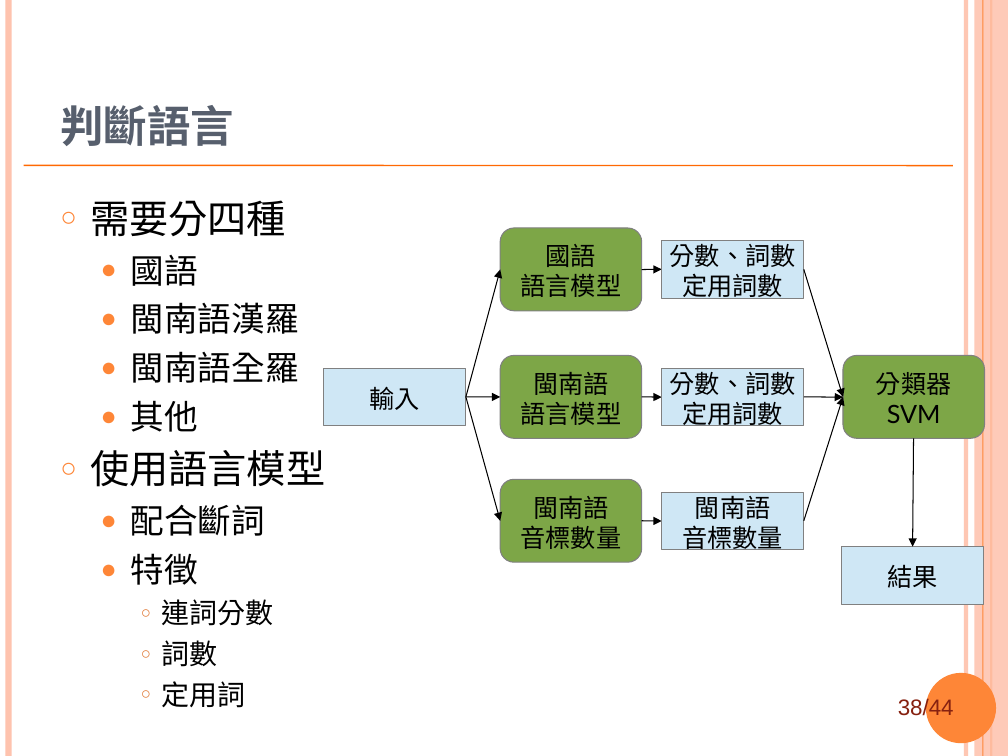
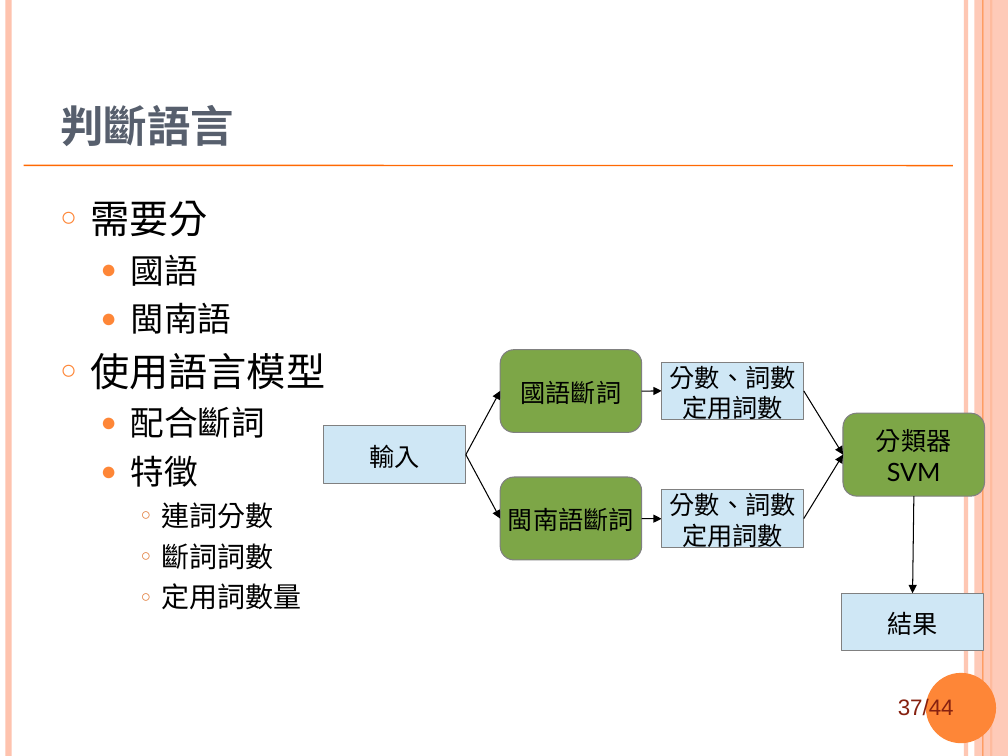
Before and after one commit to sih4sing5hong5/po3-ko3_tau5-iann2-phinn3, a slide deck: slide 37 of 翻譯報告.ppt (slide 38 before the commit). Drawn at 1008x756 pixels with LibreOffice and Linux fonts; fonts in the diff are those of the drawing; background and template pictures are left out. Boxes give left, top, right and bottom in pixels: in the first picture for what was removed or moved away, otherwise in the second. Text is boxed around its words. In the diff, an @@ line names an element or a change of style, - is before the commit and + after.

```diff
--- a/翻譯報告.ppt
+++ b/翻譯報告.ppt
@@ text at (90, 200, 207, 236): text changed @@
-○ 需要分四種
+○ 需要分
@@ rounded rectangle removed at (500, 228, 641, 310) @@
-國語
-語言模型
@@ arrow removed from (466, 397) to (500, 269) @@
@@ arrow removed from (642, 269) to (661, 269) @@
@@ arrow removed from (803, 269) to (843, 397) @@
@@ text at (131, 302, 232, 334): text changed @@
-  ● 閩南語漢羅
-  ● 閩南語全羅
-  ● 其他
+  ● 閩南語
@@ 2 arrows, 1 rectangle, 1 rounded rectangle: place and size @@
-2 arrows, 1 rectangle, 1 rounded rectangle at (500, 356, 803, 521)
+2 arrows, 1 rectangle, 1 rounded rectangle at (500, 350, 803, 519)
@@ text in rounded rectangle at (521, 381, 622, 404): text changed @@
-閩南語
-語言模型
+國語斷詞
@@ arrow moved from (466, 397) - (500, 397) to (466, 455) - (500, 391) @@
@@ arrow moved from (803, 397) - (843, 397) to (803, 391) - (843, 455) @@
@@ rounded rectangle "分類器": place and size @@
-rounded rectangle "分類器" at (843, 356, 984, 438)
+rounded rectangle "分類器" at (843, 413, 984, 496)
@@ rectangle "輸入": place and size @@
-rectangle "輸入" at (324, 368, 466, 425)
+rectangle "輸入" at (324, 425, 466, 483)
@@ arrow moved from (466, 397) - (500, 521) to (466, 455) - (500, 518) @@
@@ arrow moved from (803, 521) - (843, 397) to (803, 518) - (843, 455) @@
@@ text in rounded rectangle at (508, 508, 634, 531): text changed @@
-閩南語
-音標數量
+閩南語斷詞
@@ rectangle "分數、詞數": place and size @@
-rectangle "分數、詞數" at (661, 241, 803, 298)
+rectangle "分數、詞數" at (661, 490, 803, 547)
@@ rectangle removed at (661, 492, 803, 549) @@
-閩南語
-音標數量
@@ arrow moved from (913, 438) - (912, 546) to (914, 496) - (912, 594) @@
@@ text at (161, 543, 301, 610): text changed @@
-    ○ 詞數
-    ○ 定用詞
+    ○ 斷詞詞數
+    ○ 定用詞數量
@@ rectangle "結果": place and size @@
-rectangle "結果" at (842, 546, 984, 604)
+rectangle "結果" at (842, 594, 984, 651)
@@ page number at (898, 697, 954, 720): text changed @@
-38/44
+37/44
```
Also in this commit, not shown: 5 other slides changed, 2 slides added, 3 slides removed.
